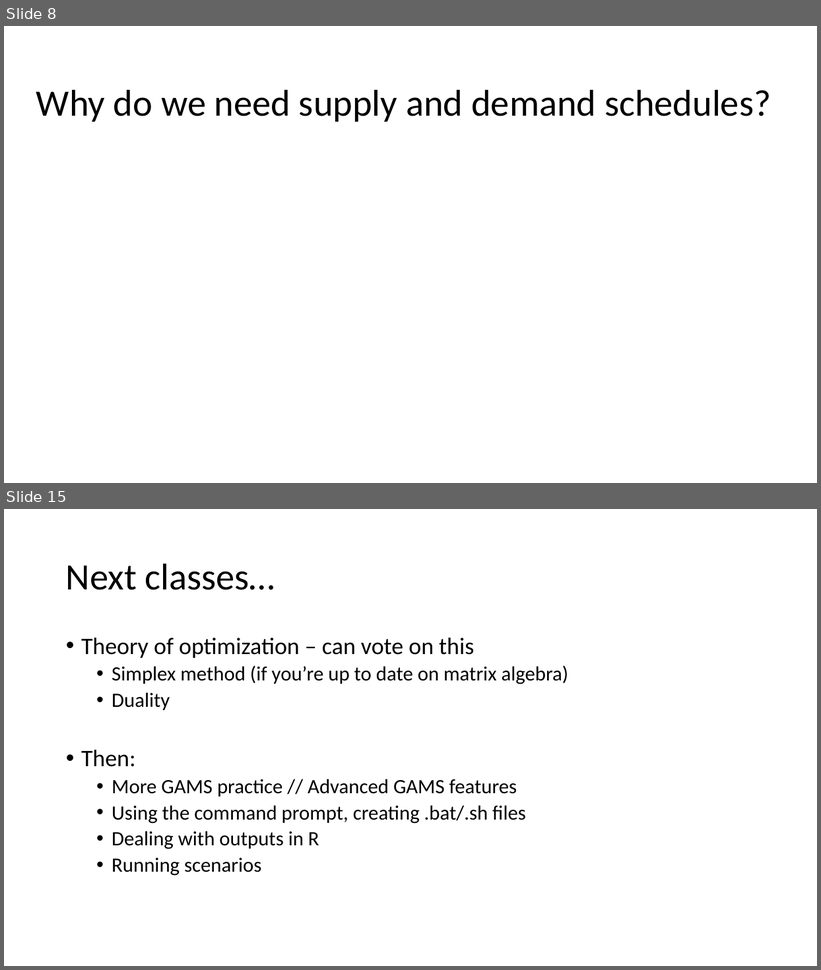
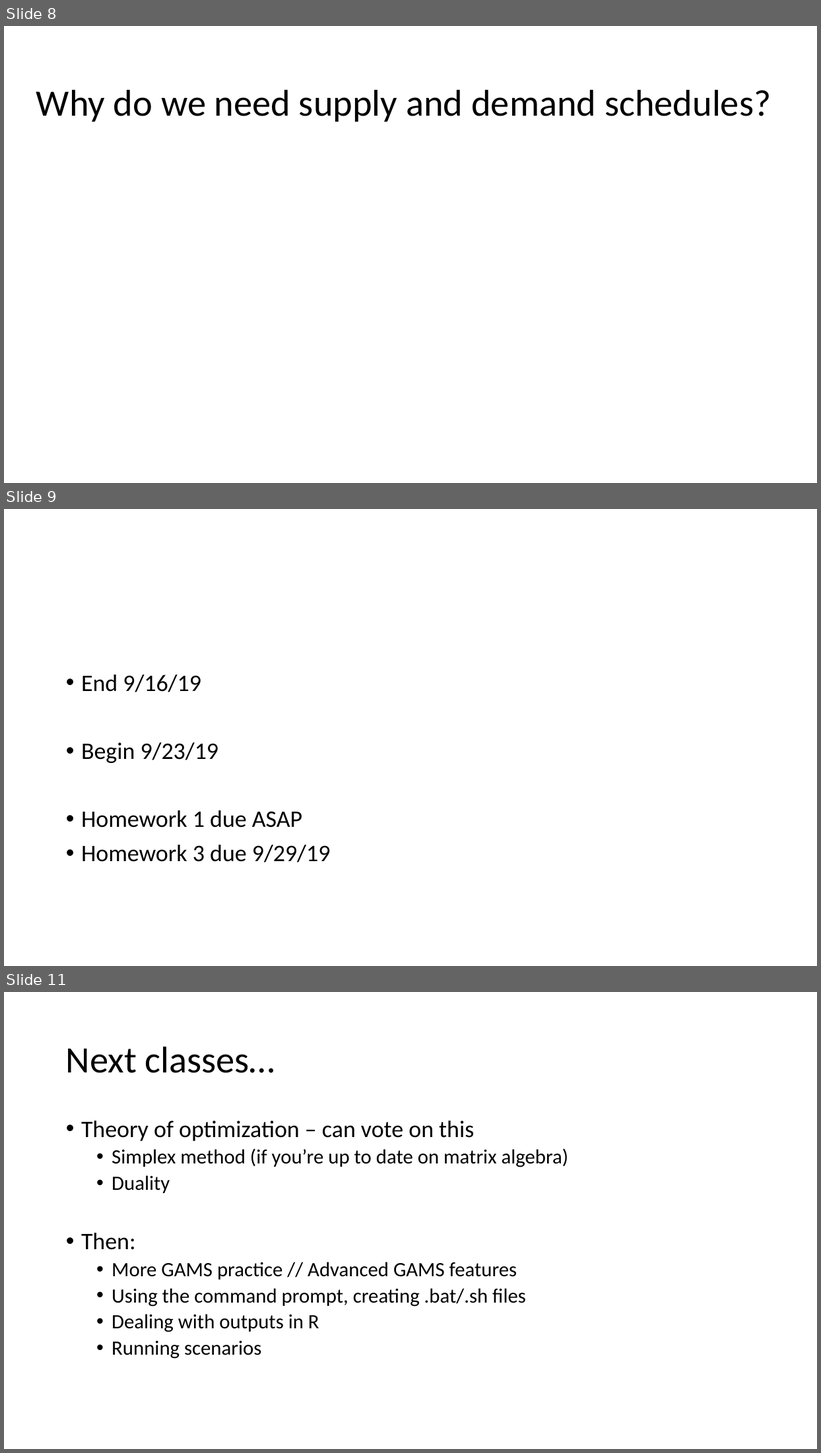
Before and after one commit to maxxb77/EBGN632_2019, a slide deck: ClassSlides/Course3.pptx. Shown one above the other, each under a label of ours: slides 8 and 15 before the commit, slides 8, 9 and 11 after it; the slides between them are not shown. The pictures are 821x970 and 821x1453 pixels, drawn with LibreOffice and Linux fonts; fonts in the diff are those of the drawing; grey boxes stand for pictures. Boxes give left, top, right and bottom in pixels: in the first picture for what was removed or moved away, otherwise in the second. Text is boxed around its words. In the diff, an @@ line names an element or a change of style, - is before the commit and + after.

```diff
--- a/ClassSlides/Course3.pptx
+++ b/ClassSlides/Course3.pptx
@@ slide 9 added at [4, 509, 817, 966], background #FFFFFF @@
@@ text added at [81, 675, 331, 863], 28 pt, text #000000 @@
+• End 9/16/19
+• Begin 9/23/19
+• Homework 1 due ASAP
+• Homework 3 due 9/29/19
@@ what was slide 15 is now slide 11 @@
```
Also in this commit, not shown: 1 other slide added.
